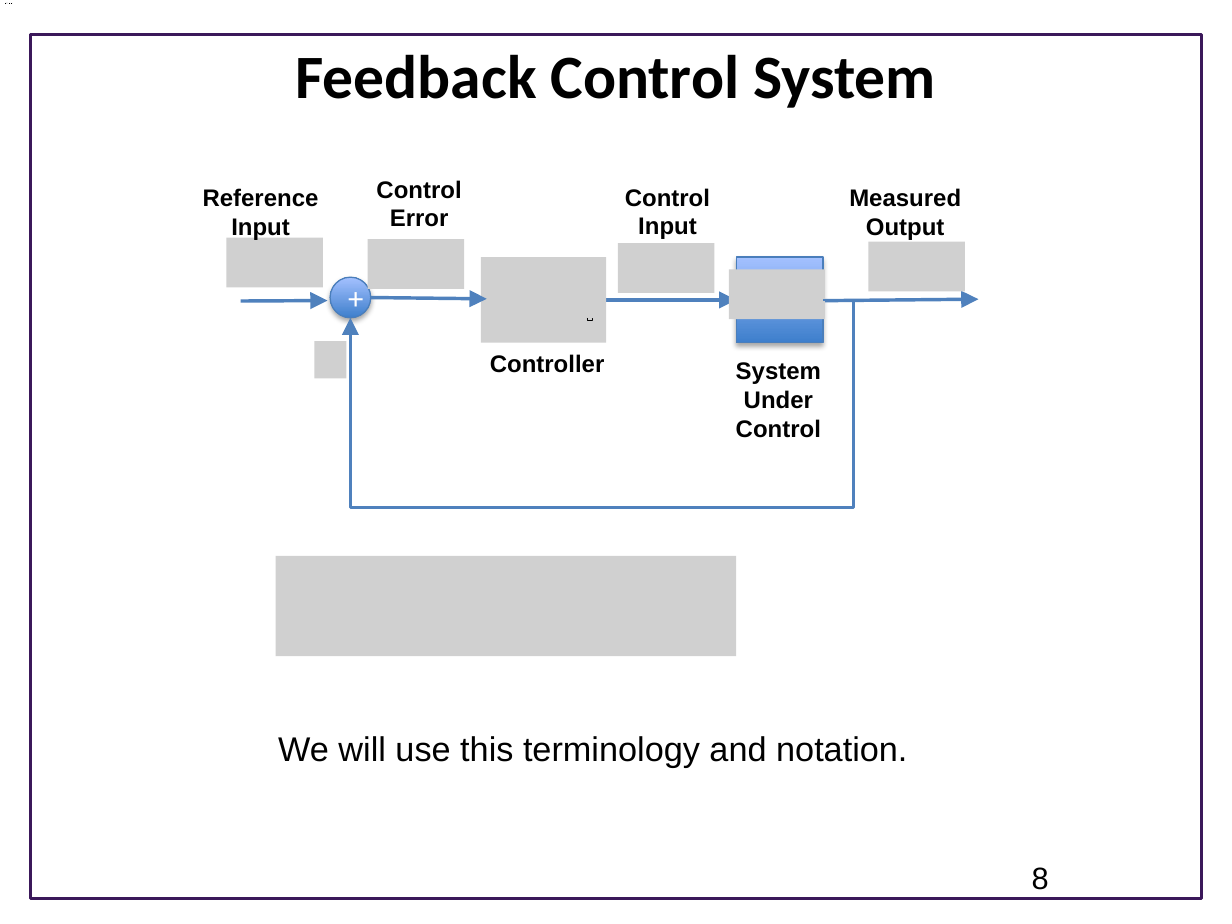
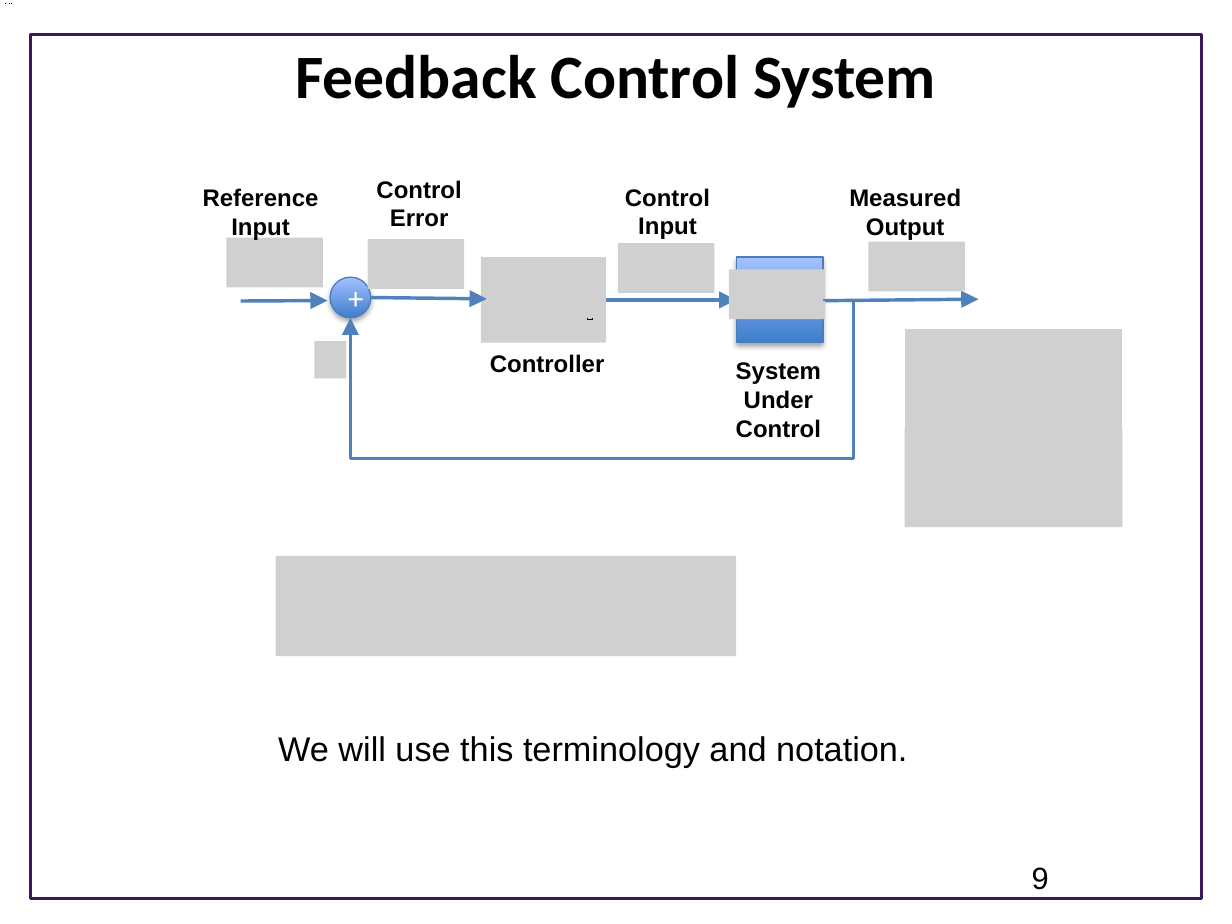
Before and after one commit to joseph-hellerstein/advanced-controls-lectures, a slide deck: slide 9 of Lecture_13-Control-Systems/Control-Systems.pptx (slide 8 before the commit). Drawn at 1232x924 pixels with LibreOffice and Linux fonts; fonts in the diff are those of the drawing; grey boxes stand for pictures; background and template pictures are left out. Boxes give left, top, right and bottom in pixels: in the first picture for what was removed or moved away, otherwise in the second. Text is boxed around its words. In the diff, an @@ line names an element or a change of style, - is before the commit and + after.

Commit message:
Updates

```diff
--- a/Lecture_13-Control-Systems/Control-Systems.pptx
+++ b/Lecture_13-Control-Systems/Control-Systems.pptx
@@ elbow arrow (823, 299) - (350, 318): route changed @@
@@ picture added at box(906, 329, 1122, 429) @@
@@ picture added at box(904, 428, 1122, 527) @@
@@ page number at box(1032, 867, 1049, 890): text changed @@
-8
+9
```
Also in this commit, not shown: 7 other slides changed, 5 slides added, 2 slides removed.
